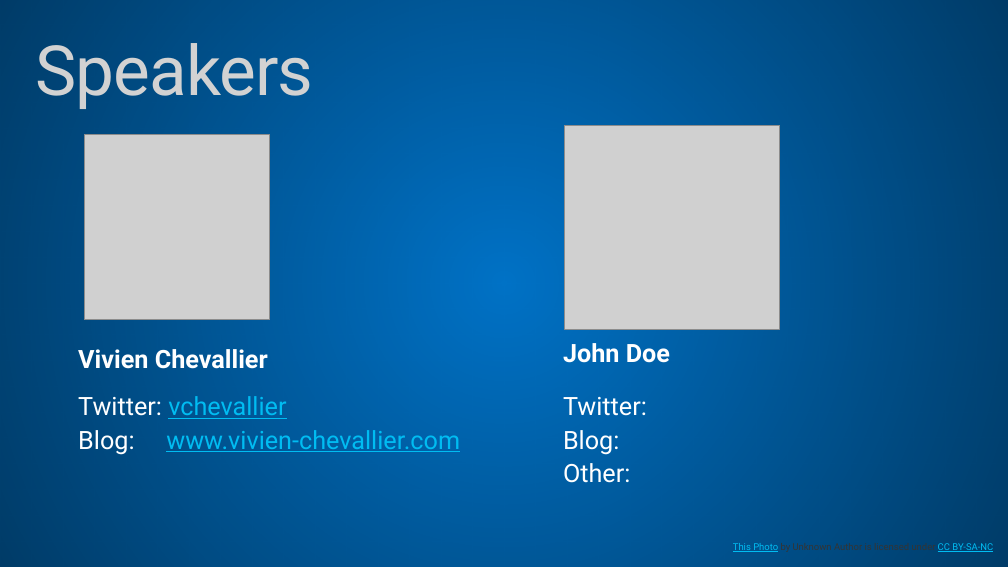
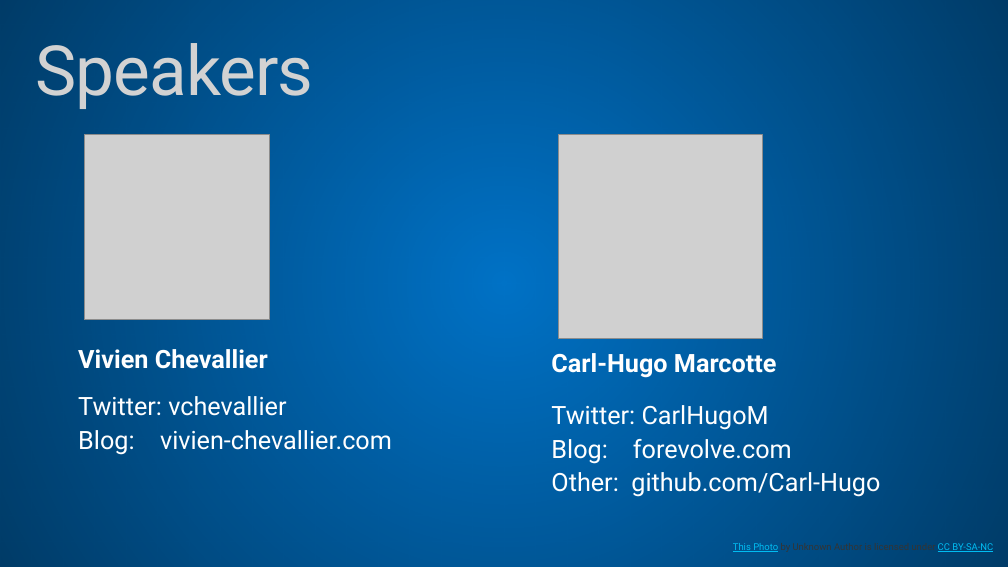
Before and after one commit to MSDEVMTL/GlobalAzureBootcamp-2019, a slide deck: slide 8 of Locations/Ottawa/Welcome.pptx. Drawn at 1008x567 pixels with LibreOffice and Linux fonts; fonts in the diff are those of the drawing; grey boxes stand for pictures; background and template pictures are left out. Boxes give left, top, right and bottom in pixels: in the first picture for what was removed or moved away, otherwise in the second. Text is boxed around its words. In the diff, an @@ line names an element or a change of style, - is before the commit and + after.

```diff
--- a/Locations/Ottawa/Welcome.pptx
+++ b/Locations/Ottawa/Welcome.pptx
@@ picture: place and size @@
-picture at (565,126,780,329)
+picture at (559,135,762,338)
@@ text added at (551,353,777,378), 24 pt, text #FFFFFF, bold @@
+Carl-Hugo Marcotte
@@ text removed at (563,343,670,363) @@
-John Doe
@@ text at (78,396,286,416): text colour #00BCF2 to #FFFFFF, underline off in "vchevallier" @@
@@ text at (551,405,880,497): text changed @@
-Twitter:
-Blog:
-Other:
+Twitter: CarlHugoM
+Blog: forevolve.com
+Other: github.com/Carl-Hugo
@@ text at (78,430,392,455): text changed; text colour #00BCF2 to #FFFFFF @@
-Blog: www.vivien-chevallier.com
+Blog: vivien-chevallier.com
```
Also in this commit, not shown: 3 other slides changed, 1 slide removed.
